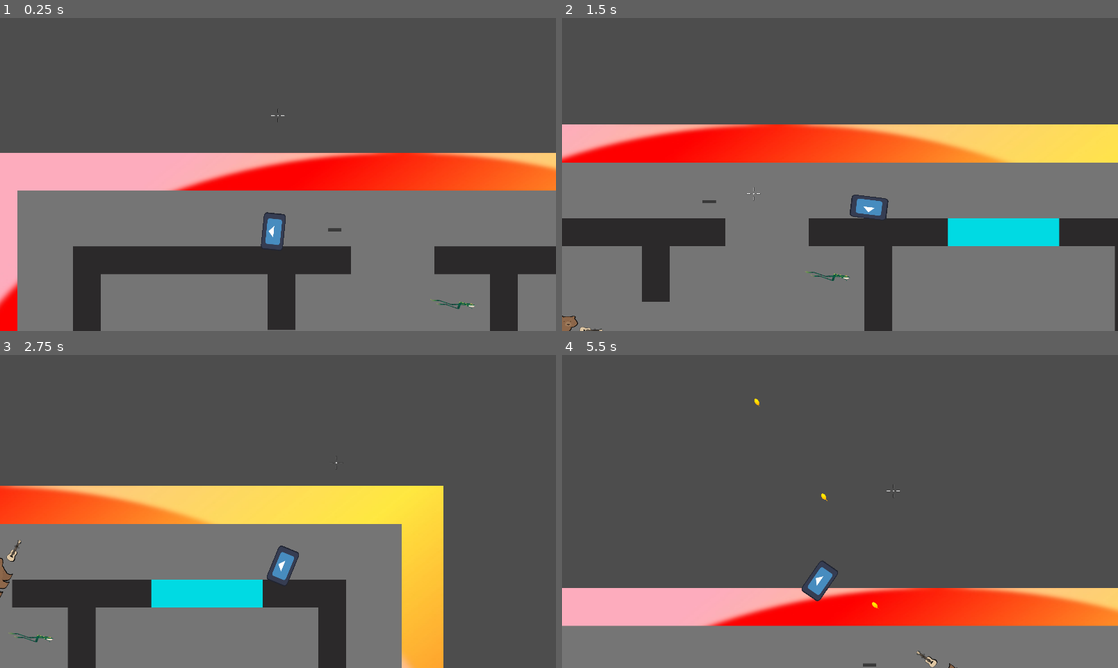
Above: before the commit, frames 1-4 (two rows, left to right).
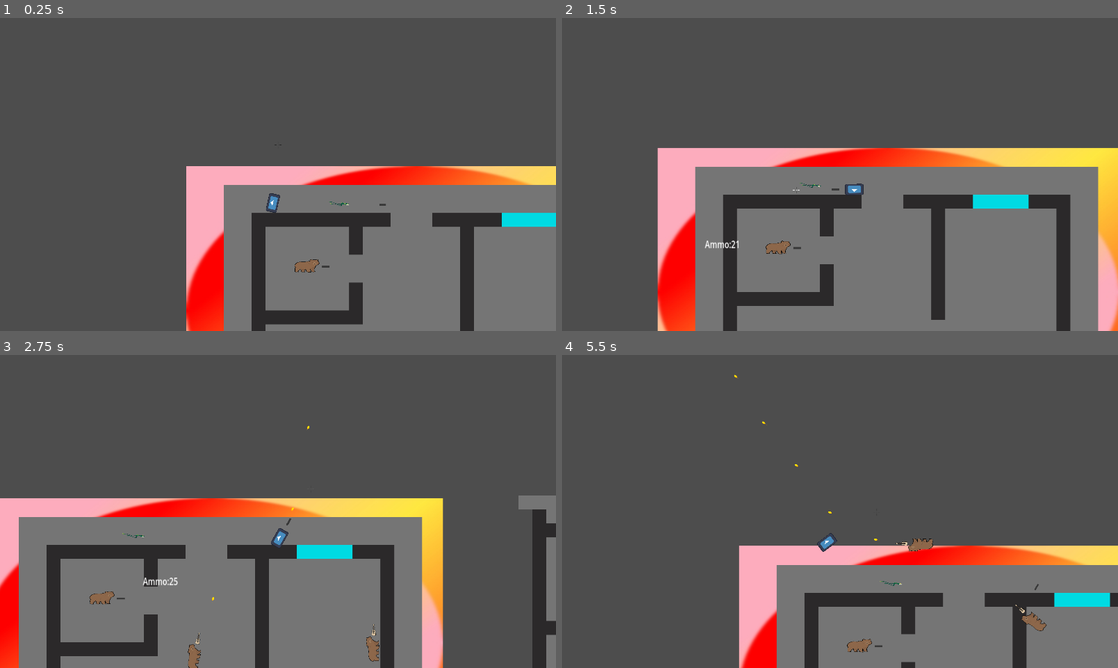
Above: after the commit, the same moments.

Repository: jceja3936/Speedial-Phoenix
Game: Godot game, scene res://scenes/Lvl1.tscn
Two runs of this game, one before a commit and one after it. Both use one fixed random seed, a clock stepped at 60 frames per second and the inputs below. The engine's default icon, where the game draws it, is replaced by a stand-in: a white triangle on a blue panel in a dark square.
Inputs (mouse positions are in pixels of both pictures, inside the frame that each line leads up to):
- Up to frame 1 (0.25 s): no input
- Up to frame 2 (1.5 s): move the mouse to (962, 158) at 0.52 s; hold Right (Right) 0.53-1.28 s; tap Shift (Drop) at 0.6 s; move the mouse to (728, 190) at 1.27 s; hold S (Down) from 1.28 s (still down); tap F (Pick up) at 1.35 s
- Up to frame 3 (2.75 s): move the mouse to (333, 442) at 2.02 s; release S (Down) at 2.03 s; press the mouse at (333, 442) at 2.03 s; hold Right (Right) from 2.03 s (still down)
- Up to frame 4 (5.5 s): move the mouse to (812, 574) at 2.77 s; release Right (Right) at 2.78 s; release the mouse at (812, 574) at 2.78 s; hold W (Up) 2.78-3.53 s; tap Shift (Drop) at 2.85, 5.1 s; move the mouse to (1006, 558) at 3.52 s; hold Left (Left) 3.53-5.03 s; tap F (Pick up) at 3.6 s; tap Space (Respawn) at 4.15 s; move the mouse to (673, 464) at 4.27 s; click (673, 464) at 4.35 s; move the mouse to (867, 511) at 5.02 s; hold S (Down) from 5.03 s (still down)

The runs differ from the first frame. In frame 1, 38% of the frame differs, in the area x 0-100%, y 29-100%; in frame 2, 39%, in the area x 0-100%, y 34-100%; in frame 3, 28%; in frame 4, 27%.

Commit message:
The Enemy Smoothing Update!
Enemies work wayyyy better now lag reduced they don't stutter step while shooting and bug fixes here and there. Bullets no longer get stuck on enemies they just work now.

Diff:
--- a/speedialChicago/bullet.gd
+++ b/speedialChicago/bullet.gd
@@ -12,6 +12,8 @@
 	top_level = true
 	global_position = pos
 	global_rotation = rota
+	if fromWho == "enemy":
+		set_collision_mask_value(3, false)
 
 
 func _process(_delta: float) -> void:
--- a/speedialChicago/enemy.gd
+++ b/speedialChicago/enemy.gd
@@ -7,6 +7,7 @@
 @export var nav_Agent: NavigationAgent2D
 @export var gunSkin: Sprite2D
 @export var pat: bool
+@export var distance: int
 var currentSprite: Texture
 
 var bullet: PackedScene = load("res://scenes/bullet.tscn")
@@ -19,6 +20,7 @@
 var health = 200
 var dead = false
 var dammage = 100
+var ogSpeed = 750
 var speed = 750
 var walkSpeed = 375
 var fireRate = .2
@@ -31,6 +33,7 @@
 
 func _ready() -> void:
 	speed = 800 + rng.randf_range(-100, 100)
+	ogSpeed = speed
 	if type == 0:
 		type = rng.randi_range(1, 3)
 
@@ -86,6 +89,9 @@
 func _process(_delta: float) -> void:
 	var player_pos = player.global_position
 
+	if pat:
+		patrol()
+
 	if wallCollision and pat and lastKnown == null:
 		from = global_rotation
 		to -= deg_to_rad(90)
@@ -102,19 +108,26 @@
 	#Raycays to their position
 	ray.target_position = ray.to_local(player_pos)
 	ray.force_raycast_update()
+
 	#If the raycast hit anything,
+	if global_position.distance_to(player_pos) < distance or lastKnown != null:
+		takeAlook(player_pos)
+
+func takeAlook(playPos: Vector2):
+	ray.target_position = ray.to_local(playPos)
+	ray.force_raycast_update()
 	if ray.is_colliding():
 		#See if the thing it hit is the player
 		var collider = ray.get_collider()
 		if collider == player:
-			look_at(player_pos)
+			rotating = false
+			pat = true
+			look_at(playPos)
 			attackPlayer()
-			lastKnown = player_pos
-		if collider != player:
-			if lastKnown != null:
-				search()
-			elif pat:
-				patrol()
+			lastKnown = playPos
+		if collider != player and lastKnown != null:
+			speed = ogSpeed - walkSpeed
+			search()
 
 func patrol():
 	velocity = walkSpeed * Vector2(1, 0).rotated(rotation)
--- a/speedialChicago/scenes/Lvl1.tscn
+++ b/speedialChicago/scenes/Lvl1.tscn
@@ -108,7 +108,7 @@
 tile_set = SubResource("TileSet_t1rx8")
 
 [node name="Player" parent="." node_paths=PackedStringArray("cam") instance=ExtResource("3_yiohx")]
-position = Vector2(485, -197)
+position = Vector2(-60, -215)
 collision_mask = 3
 health = 10000
 cam = NodePath("../Camera2D")
@@ -124,13 +124,14 @@
 collision_mask = 2
 
 [node name="shotgun" parent="." instance=ExtResource("6_8vv17")]
-position = Vector2(1146, 56)
+position = Vector2(433, -207)
 collision_layer = 0
 collision_mask = 2
 
 [node name="Camera2D" type="Camera2D" parent="." node_paths=PackedStringArray("player")]
 position = Vector2(936, -188)
 offset = Vector2(0, -100)
+zoom = Vector2(0.5, 0.5)
 script = ExtResource("7_g2rpt")
 player = NodePath("../Player")
 
@@ -159,7 +160,7 @@
 [node name="Enemies" type="Node" parent="."]
 
 [node name="patroller" parent="Enemies" node_paths=PackedStringArray("player") instance=ExtResource("9_63bpq")]
-position = Vector2(0, 1033)
+position = Vector2(3, 1048)
 collision_layer = 4
 collision_mask = 3
 player = NodePath("../../Player")
@@ -167,14 +168,13 @@
 pat = true
 
 [node name="Station1" parent="Enemies" node_paths=PackedStringArray("player") instance=ExtResource("9_63bpq")]
-position = Vector2(162, 241)
-collision_layer = 4
-collision_mask = 3
-player = NodePath("../../Player")
-type = 2
+position = Vector2(180, 225)
+collision_layer = 4
+collision_mask = 3
+player = NodePath("../../Player")
 
 [node name="Station2" parent="Enemies" node_paths=PackedStringArray("player") instance=ExtResource("9_63bpq")]
-position = Vector2(1433, 1043)
+position = Vector2(1457, 1038)
 collision_layer = 4
 collision_mask = 3
 player = NodePath("../../Player")
--- a/speedialChicago/scenes/enemy.tscn
+++ b/speedialChicago/scenes/enemy.tscn
@@ -16,6 +16,7 @@
 ray = NodePath("ray")
 nav_Agent = NodePath("NavigationAgent2D")
 gunSkin = NodePath("gun/gunSkin")
+distance = 1600
 
 [node name="Sprite2D" type="Sprite2D" parent="."]
 position = Vector2(-4.68954, -4.46008)
